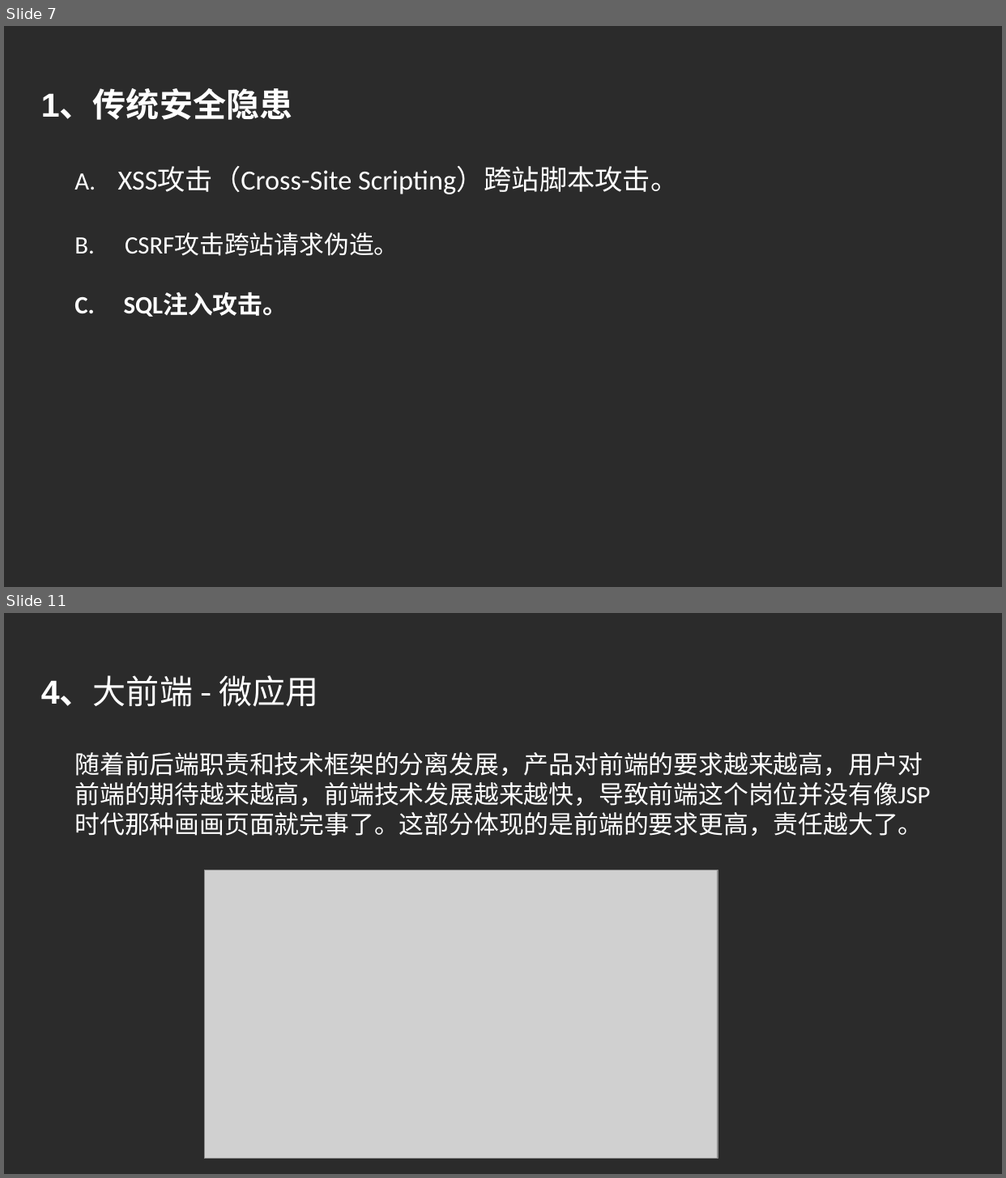
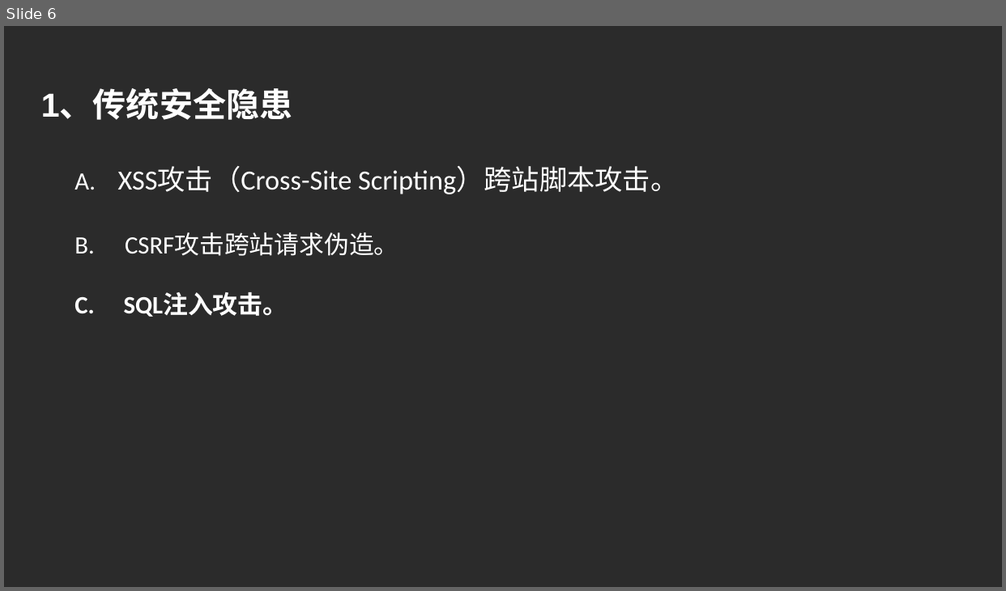
Before and after one commit to luke93h/git-blog, a slide deck: src/npm木马.pptx. Shown one above the other, each under a label of ours: slides 7 and 11 before the commit, slide 6 after it; the slides between them are not shown. The pictures are 1006x1178 and 1006x591 pixels, drawn with LibreOffice and Linux fonts; fonts in the diff are those of the drawing; grey boxes stand for pictures; background and template pictures are left out; a plain dark background stands for a picture behind light text. Boxes give left, top, right and bottom in pixels: in the first picture for what was removed or moved away, otherwise in the second. Text is boxed around its words. In the diff, an @@ line names an element or a change of style, - is before the commit and + after.

```diff
--- a/src/npm木马.pptx
+++ b/src/npm木马.pptx
@@ slide 11 removed at (x1=4, y1=613, x2=1002, y2=1174), background picture (left out) @@
@@ text removed at (x1=41, y1=675, x2=319, y2=707) @@
-4、大前端 - 微应用
@@ text removed at (x1=74, y1=752, x2=930, y2=836) @@
-随着前后端职责和技术框架的分离发展，产品对前端的要求越来越高，用户对前端的期待越来越高，前端技术发展越来越快，导致前端这个岗位并没有像JSP时代那种画画页面就完事了。这部分体现的是前端的要求更高，责任越大了。
@@ picture removed at (x1=205, y1=871, x2=718, y2=1159) @@
@@ what was slide 7 is now slide 6 @@
```
Also in this commit, not shown: 2 slides changed, 8 slides added, 48 other slides removed.
